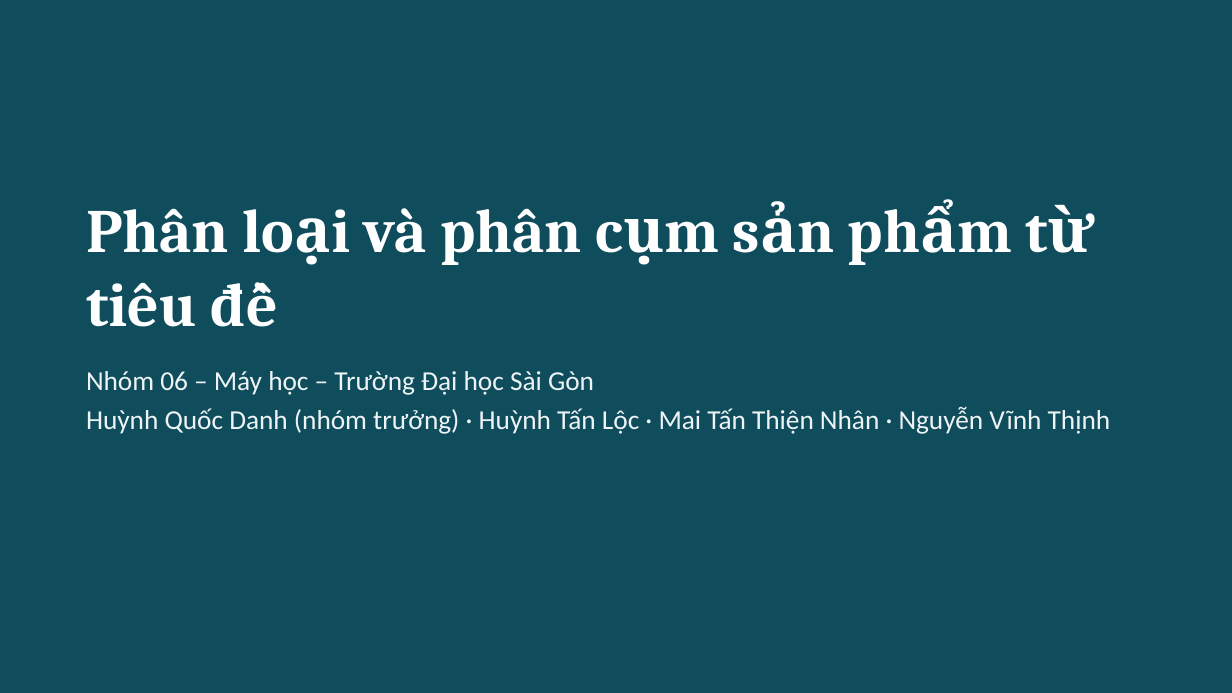
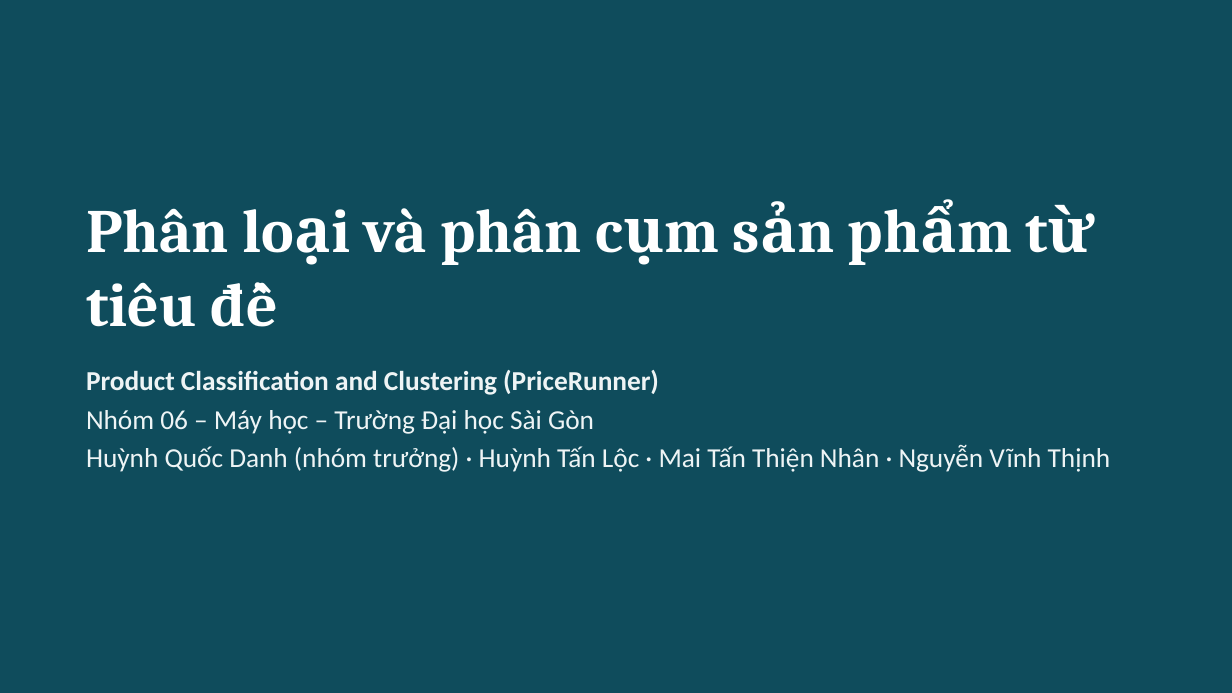
Before and after one commit to Huynh-Quoc-Danh/mayhoc, a slide deck: slide 1 of DoAnCuoiKy/report/slide/Slide_Danh.pptx. Drawn at 1232x693 pixels with LibreOffice and Linux fonts; fonts in the diff are those of the drawing. Boxes give left, top, right and bottom in pixels: in the first picture for what was removed or moved away, otherwise in the second. Text is boxed around its words. In the diff, an @@ line names an element or a change of style, - is before the commit and + after.

```diff
--- a/DoAnCuoiKy/report/slide/Slide_Danh.pptx
+++ b/DoAnCuoiKy/report/slide/Slide_Danh.pptx
@@ text at (86, 370, 659, 395): paragraph added @@
+Product Classification and Clustering (PriceRunner)
```
Also in this commit, not shown: 1 other file.
